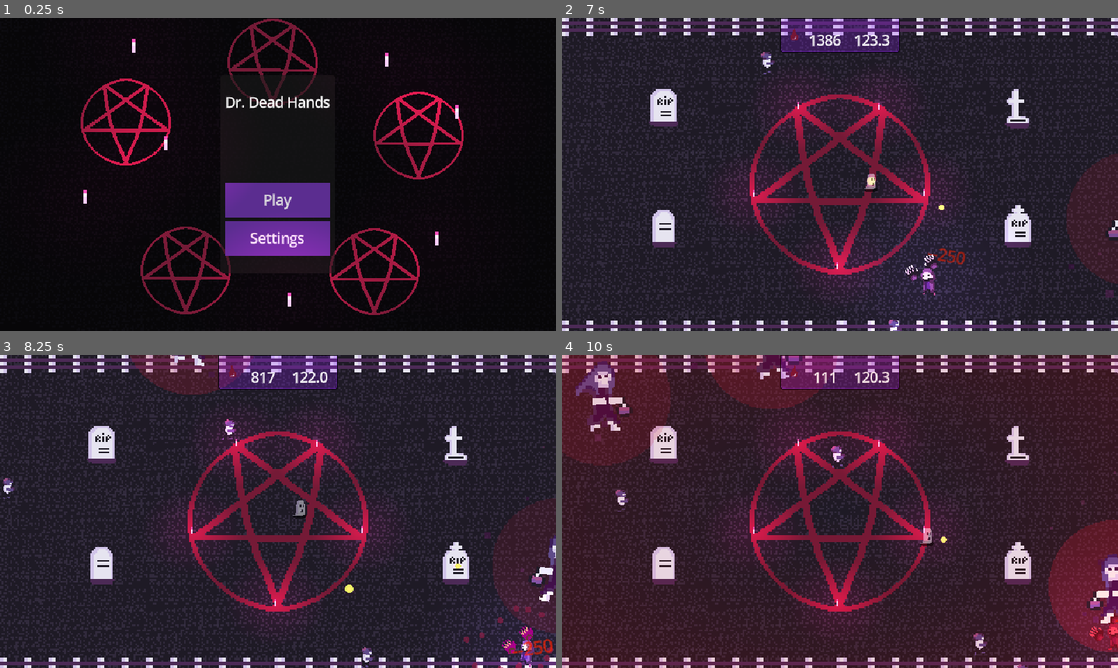
Above: before the commit, frames 1-4 (two rows, left to right).
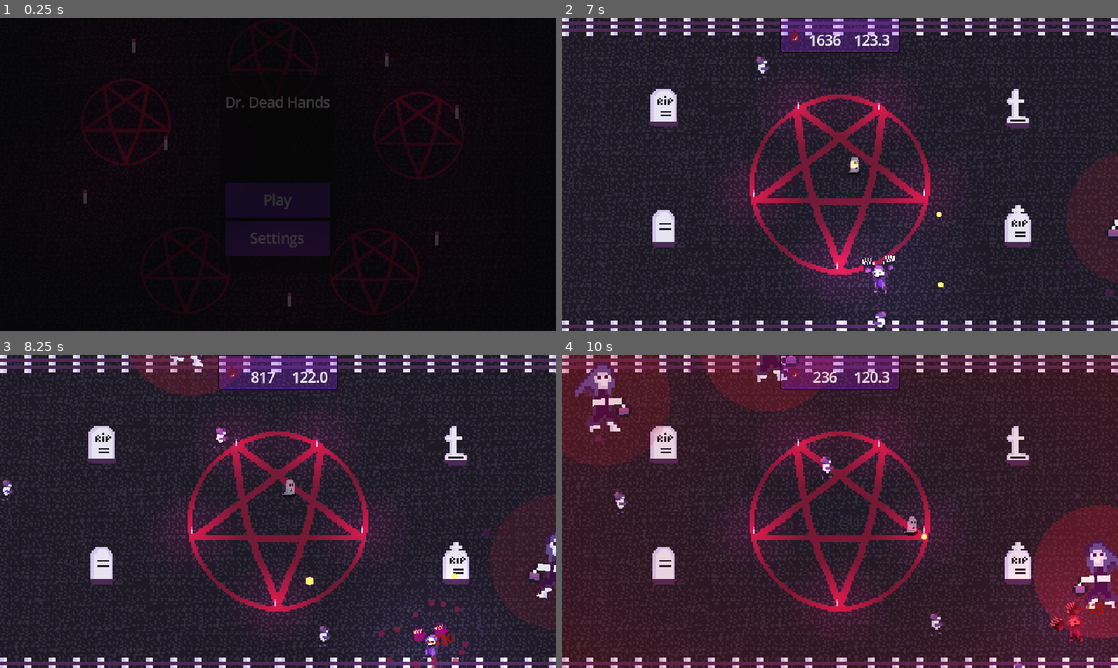
Above: after the commit, the same moments.

Repository: Diego-G-Sanchez/necro-bullet-hell
Game: Godot game, scene res://ui/start_screen.tscn
Two runs of this game, one before a commit and one after it. Both use one fixed random seed, a clock stepped at 60 frames per second and the inputs below.
Inputs (mouse positions are in pixels of both pictures, inside the frame that each line leads up to):
- Up to frame 1 (0.25 s): no input
- Up to frame 2 (7 s): click "Play" at 0.5 s; click "Play" at 1.25 s; move the mouse to (962, 158) at 2.02 s; press the mouse at (962, 158) at 2.03 s; hold D (move_right) 2.03-2.78 s; move the mouse to (728, 190) at 2.77 s; release the mouse at (728, 190) at 2.78 s; hold S (move_down) 2.78-3.53 s; right-click (728, 190) at 2.85 s; move the mouse to (895, 105) at 3.52 s; hold D (move_right) 3.53-4.28 s; tap 3 (go_mage) at 3.6 s; move the mouse to (812, 237) at 4.27 s; hold W (move_up) 4.28-5.03 s; tap 2 (go_sharp) at 4.35 s; move the mouse to (1006, 221) at 5.02 s; hold A (move_left) 5.03-6.53 s; tap 1 (go_wolf) at 5.1 s; move the mouse to (673, 127) at 5.77 s; click (673, 127) at 5.85 s; move the mouse to (867, 174) at 6.52 s; hold S (move_down) from 6.53 s (still down); hold Right mouse button (action2) from 6.53 s (still down)
- Up to frame 3 (8.25 s): move the mouse to (194, 433) at 7.27 s; release S (move_down) at 7.28 s; release Right mouse button (action2) at 7.28 s; hold D (move_right) 7.28-8.03 s; tap 3 (go_mage) at 7.35 s; move the mouse to (400, 495) at 8.02 s; hold W (move_up) from 8.03 s (still down); tap 2 (go_sharp) at 8.1 s
- Up to frame 4 (10 s): move the mouse to (728, 527) at 8.77 s; release W (move_up) at 8.78 s; hold D (move_right) 8.78-9.53 s; tap 1 (go_wolf) at 8.85 s; move the mouse to (895, 442) at 9.52 s; press the mouse at (895, 442) at 9.53 s; hold S (move_down) from 9.53 s (still down)

The runs differ from the first frame. In frame 1, 10% of the frame differs, in the area x 14-84%, y 0-95%; in frame 2, 1.3%; in frame 3, 2.8%; in frame 4, 4.9%.

Commit message:
Shader compilation, transtion

Diff:
--- a/components/score_config.tres
+++ b/components/score_config.tres
@@ -13,7 +13,7 @@
 mage_explosion_damage = 15
 mage_fireball_cd = 4.0
 mage_swap_cost = 300.0
-mage_speed = 500.0
+mage_speed = 350.0
 zombie_knockback_force = 200.0
 thiccums_points_on_kill = 1250
 thiccums_knockback_force = 100.0
--- a/scenes/main.tscn
+++ b/scenes/main.tscn
@@ -52,25 +52,29 @@
 [node name="Graveyard" type="Node2D" parent="Obstacles" unique_id=620387114]
 
 [node name="Grave1" parent="Obstacles/Graveyard" unique_id=1739204518 instance=ExtResource("15_obstacle")]
-position = Vector2(-405, 113)
+position = Vector2(-406, 135)
+scale = Vector2(0.8443231, 0.6657408)
 
 [node name="CollisionShape2D" parent="Obstacles/Graveyard/Grave1" index="0"]
 shape = SubResource("RectangleShape2D_grave1")
 
 [node name="Grave2" parent="Obstacles/Graveyard" unique_id=884120357 instance=ExtResource("15_obstacle")]
-position = Vector2(-406, -160)
+position = Vector2(-405, -150)
+scale = Vector2(0.7165331, 0.74739003)
 
 [node name="CollisionShape2D" parent="Obstacles/Graveyard/Grave2" index="0"]
 shape = SubResource("RectangleShape2D_grave2")
 
 [node name="Grave3" parent="Obstacles/Graveyard" unique_id=1012474943 instance=ExtResource("15_obstacle")]
-position = Vector2(410, -156.5)
+position = Vector2(409, -146)
+scale = Vector2(0.50936514, 0.8624741)
 
 [node name="CollisionShape2D" parent="Obstacles/Graveyard/Grave3" index="0"]
 shape = SubResource("RectangleShape2D_grave3")
 
 [node name="Grave4" parent="Obstacles/Graveyard" unique_id=2066412650 instance=ExtResource("15_obstacle")]
-position = Vector2(410, 110)
+position = Vector2(409.00003, 123.00001)
+scale = Vector2(0.6, 0.76000124)
 
 [node name="CollisionShape2D" parent="Obstacles/Graveyard/Grave4" index="0"]
 shape = SubResource("RectangleShape2D_grave4")
@@ -111,7 +115,7 @@
 [node name="Pause" parent="CanvasLayer" unique_id=1038666224 instance=ExtResource("13_pause")]
 
 [node name="Transition" parent="CanvasLayer" unique_id=293391647 instance=ExtResource("9_a8y0u")]
-anchors_preset = 15
+z_index = 10
 grow_horizontal = 2
 grow_vertical = 2
 next_scene = "res://ui/game_over.tscn"
--- a/ui/Transition.tscn
+++ b/ui/Transition.tscn
@@ -56,6 +56,7 @@
 
 [node name="Transition" type="Control" unique_id=293391647]
 layout_mode = 3
+anchors_preset = 15
 anchor_right = 1.0
 anchor_bottom = 1.0
 size_flags_horizontal = 3
@@ -63,6 +64,7 @@
 script = ExtResource("1_k0aut")
 
 [node name="ColorRect" type="ColorRect" parent="." unique_id=563390003]
+z_index = 10
 layout_mode = 1
 anchors_preset = 15
 anchor_right = 1.0
--- a/ui/game_over.gd
+++ b/ui/game_over.gd
@@ -7,7 +7,6 @@
 
 func _ready() -> void:
 	if not Globals.music.playing:
-		$PanelContainer/MarginContainer/VBoxContainer/Label.text = "YOU WIN!"
 		Globals.music.play()
 	else:
 		_paused_for_loss = true
@@ -23,6 +22,7 @@
 		fade.tween_property(Globals.music, "volume_db", _music_restore_db, 2.0)
 	var score_text := 'YOU LOST'
 	if Globals.final_score > 0:
+		$PanelContainer/MarginContainer/VBoxContainer/Label.text = "YOU WIN!"
 		score_text = 'Your Score:\n' + str(Globals.final_score)
 	if Globals.has_high_score:
 		score_label.text = 'High Score: ' + str(Globals.high_score) + '\n' + score_text
--- a/ui/game_over.tscn
+++ b/ui/game_over.tscn
@@ -35,7 +35,7 @@
 [node name="MarginContainer" type="MarginContainer" parent="PanelContainer" unique_id=1703144022]
 layout_mode = 2
 theme_override_constants/margin_left = 5
-theme_override_constants/margin_top = 5
+theme_override_constants/margin_top = 20
 theme_override_constants/margin_right = 5
 theme_override_constants/margin_bottom = 5
 
--- a/ui/score_popup.gd
+++ b/ui/score_popup.gd
@@ -19,11 +19,14 @@
 func set_score_value(val: int):
 	if val > 0:
 		label.add_theme_color_override("font_color", green)
+		label.label_settings.font_color = green
 		label.text = '+' + str(int(val))
 		Sfx.play(PICKUP_SOUNDS.pick_random(), global_position)
 	else:
 		label.add_theme_color_override("font_color", red)
 		label.text = '-' + str(int(val))
+		label.label_settings.font_color = red
+
 		Sfx.play(LOSE_SOUNDS.pick_random(), global_position)
 	rotation_degrees = randf_range(-20, 20)
 
--- a/ui/score_popup.tscn
+++ b/ui/score_popup.tscn
@@ -1,6 +1,10 @@
 [gd_scene format=3 uid="uid://bvfghkdwiwr3h"]
 
 [ext_resource type="Script" uid="uid://c8nv4qirtxmx5" path="res://ui/score_popup.gd" id="1_deej2"]
+
+[sub_resource type="LabelSettings" id="LabelSettings_k0aut"]
+outline_size = 3
+outline_color = Color(0, 0, 0, 1)
 
 [node name="ScorePopup" type="Control" unique_id=629164029]
 layout_mode = 3
@@ -22,3 +26,4 @@
 theme_override_colors/font_color = Color(1, 1, 1, 1)
 theme_override_font_sizes/font_size = 24
 text = "loremipsum"
+label_settings = SubResource("LabelSettings_k0aut")
--- /dev/null
+++ b/ui/shader_warmup.gd
@@ -0,0 +1,126 @@
+extends CanvasLayer
+
+signal warmup_finished
+
+static var completed: bool = false
+
+const VIGNETTE_SHADER := preload("res://scenes/vignette.gdshader")
+const HAND_SWAP := preload("res://scenes/hand_swap_particle.tscn")
+const THICCUMS := preload("res://enemies/thiccums/thiccums.tscn")
+
+@onready var status_label: Label = %Status
+@onready var holder: Node2D = %Holder
+@onready var ui: Control = $UI
+
+
+func run() -> void:
+	if completed:
+		_finish()
+		return
+	await _draw_vignette()
+	await _draw_hand_swap()
+	await _draw_thiccums_particles()
+	await _draw_fireball_light()
+	await _draw_explosion_light()
+	completed = true
+	_finish()
+
+
+func _finish() -> void:
+	hide()
+	warmup_finished.emit()
+	queue_free()
+
+
+func _wait_draw() -> void:
+	await get_tree().process_frame
+	await get_tree().process_frame
+
+
+func _center() -> Vector2:
+	return get_viewport().get_visible_rect().size * 0.5
+
+
+func _draw_vignette() -> void:
+	status_label.text = "Preparing shaders…"
+	var rect := ColorRect.new()
+	rect.set_anchors_preset(Control.PRESET_FULL_RECT)
+	rect.mouse_filter = Control.MOUSE_FILTER_IGNORE
+	var mat := ShaderMaterial.new()
+	mat.shader = VIGNETTE_SHADER
+	mat.set_shader_parameter("alpha", 0.1)
+	mat.set_shader_parameter("inner_radius", 0.0)
+	mat.set_shader_parameter("outer_radius", 1.0)
+	rect.material = mat
+	ui.add_child(rect)
+	ui.move_child(rect, 0)
+	await _wait_draw()
+	rect.queue_free()
+	await get_tree().process_frame
+
+
+func _draw_hand_swap() -> void:
+	status_label.text = "Preparing particles…"
+	var particles := HAND_SWAP.instantiate() as GPUParticles2D
+	if particles.finished.is_connected(particles._on_finished):
+		particles.finished.disconnect(particles._on_finished)
+	particles.position = _center()
+	holder.add_child(particles)
+	particles.emitting = true
+	particles.restart()
+	await _wait_draw()
+	particles.queue_free()
+	await get_tree().process_frame
+
+
+func _draw_thiccums_particles() -> void:
+	status_label.text = "Preparing particles…"
+	var enemy := THICCUMS.instantiate()
+	var src := enemy.get_node("GPUParticles2D") as GPUParticles2D
+	var particles := src.duplicate() as GPUParticles2D
+	particles.position = _center()
+	particles.emitting = true
+	holder.add_child(particles)
+	particles.restart()
+	enemy.free()
+	await _wait_draw()
+	particles.queue_free()
+	await get_tree().process_frame
+
+
+func _draw_fireball_light() -> void:
+	status_label.text = "Preparing lights…"
+	var light := _make_point_light(Vector2(0.4, 0.4), 1.7)
+	light.position = _center()
+	holder.add_child(light)
+	await _wait_draw()
+	light.queue_free()
+	await get_tree().process_frame
+
+
+func _draw_explosion_light() -> void:
+	status_label.text = "Preparing lights…"
+	var light := _make_point_light(Vector2(1.71, 1.71), 2.8)
+	light.position = _center()
+	holder.add_child(light)
+	await _wait_draw()
+	light.queue_free()
+	await get_tree().process_frame
+
+
+func _make_point_light(light_scale: Vector2, energy: float) -> PointLight2D:
+	var gradient := Gradient.new()
+	gradient.colors = PackedColorArray([Color(1, 1, 1, 1), Color(0, 0, 0, 1)])
+	var texture := GradientTexture2D.new()
+	texture.gradient = gradient
+	texture.fill = GradientTexture2D.FILL_RADIAL
+	texture.fill_from = Vector2(0.5, 0.5)
+	texture.fill_to = Vector2(0.5, 0.0)
+	var light := PointLight2D.new()
+	light.scale = light_scale
+	light.color = Color(0.70476854, 0, 0.18713072, 1)
+	light.energy = energy
+	light.texture = texture
+	light.texture_scale = 1.87
+	light.height = 100.0
+	return light
--- /dev/null
+++ b/ui/shader_warmup.tscn
@@ -0,0 +1,49 @@
+[gd_scene load_steps=2 format=3]
+
+[ext_resource type="Script" path="res://ui/shader_warmup.gd" id="1_warmup"]
+
+[node name="ShaderWarmup" type="CanvasLayer"]
+layer = 100
+script = ExtResource("1_warmup")
+
+[node name="Holder" type="Node2D" parent="."]
+unique_name_in_owner = true
+
+[node name="UI" type="Control" parent="."]
+layout_mode = 3
+anchors_preset = 15
+anchor_right = 1.0
+anchor_bottom = 1.0
+grow_horizontal = 2
+grow_vertical = 2
+mouse_filter = 0
+
+[node name="Overlay" type="ColorRect" parent="UI"]
+z_index = 1
+layout_mode = 1
+anchors_preset = 15
+anchor_right = 1.0
+anchor_bottom = 1.0
+grow_horizontal = 2
+grow_vertical = 2
+mouse_filter = 0
+color = Color(0.12, 0.11, 0.15, 1)
+
+[node name="Status" type="Label" parent="UI"]
+unique_name_in_owner = true
+z_index = 2
+layout_mode = 1
+anchors_preset = 8
+anchor_left = 0.5
+anchor_top = 0.5
+anchor_right = 0.5
+anchor_bottom = 0.5
+offset_left = -80.0
+offset_top = -10.0
+offset_right = 80.0
+offset_bottom = 14.0
+grow_horizontal = 2
+grow_vertical = 2
+text = "Preparing…"
+horizontal_alignment = 1
+vertical_alignment = 1
--- a/ui/start_screen.gd
+++ b/ui/start_screen.gd
@@ -3,6 +3,7 @@
 const BUS_MASTER := "Master"
 const BUS_MUSIC := "Music"
 const BUS_SFX := "SFX"
+const SHADER_WARMUP := preload("res://ui/shader_warmup.tscn")
 
 @export var amount: int = 12
 @export var pentagram_texture: Texture2D = preload("res://assets/pentagram.png")
@@ -13,6 +14,8 @@
 @onready var master_slider: HSlider = %"Master Volume"
 @onready var music_slider: HSlider = %Music
 @onready var sfx_slider: HSlider = %SFX
+@onready var play_button: Button = $PanelContainer/MarginContainer/VBoxContainer/Play
+@onready var settings_button: Button = $PanelContainer/MarginContainer/VBoxContainer/Settings
 
 
 func _on_play_button_up() -> void:
@@ -22,10 +25,17 @@
 
 func _ready() -> void:
 	settings_panel.visible = false
+	play_button.disabled = true
+	settings_button.disabled = true
 	_apply_starting_volume(master_slider, BUS_MASTER)
 	_apply_starting_volume(music_slider, BUS_MUSIC)
 	_apply_starting_volume(sfx_slider, BUS_SFX)
 	_spawn_pentagrams()
+	var warmup := SHADER_WARMUP.instantiate()
+	add_child(warmup)
+	await warmup.run()
+	play_button.disabled = false
+	settings_button.disabled = false
 
 
 func _spawn_pentagrams() -> void:
Binary file added: assets/coverart.aseprite
Binary file added: assets/coverart.png
Not shown, added: export_presets.cfg
Not shown, added: ui/shader_warmup.gd.uid
Not shown, added: builds/build1.zip
Not shown, added: builds/build1/index.apple-touch-icon.png
Not shown, added: builds/build1/index.audio.position.worklet.js
Not shown, added: builds/build1/index.audio.worklet.js
Not shown, added: builds/build1/index.html
Not shown, added: builds/build1/index.icon.png
Not shown, added: builds/build1/index.js
Not shown, added: builds/build1/index.pck
(and 12 more such lines)
